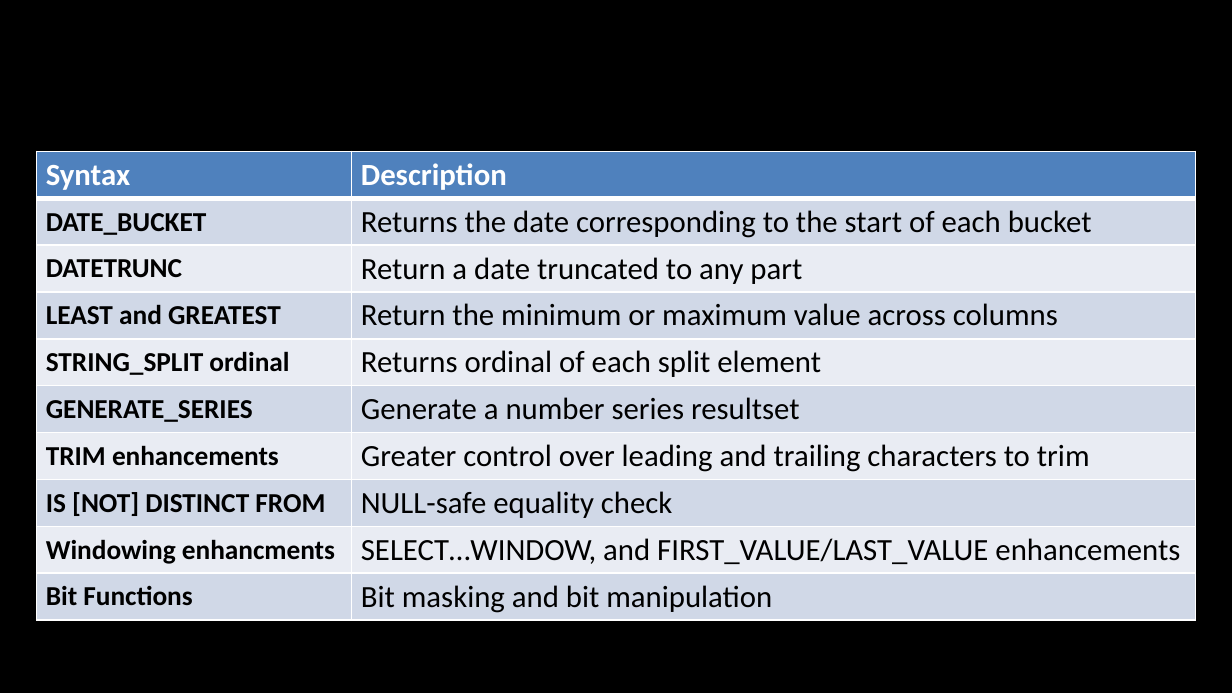
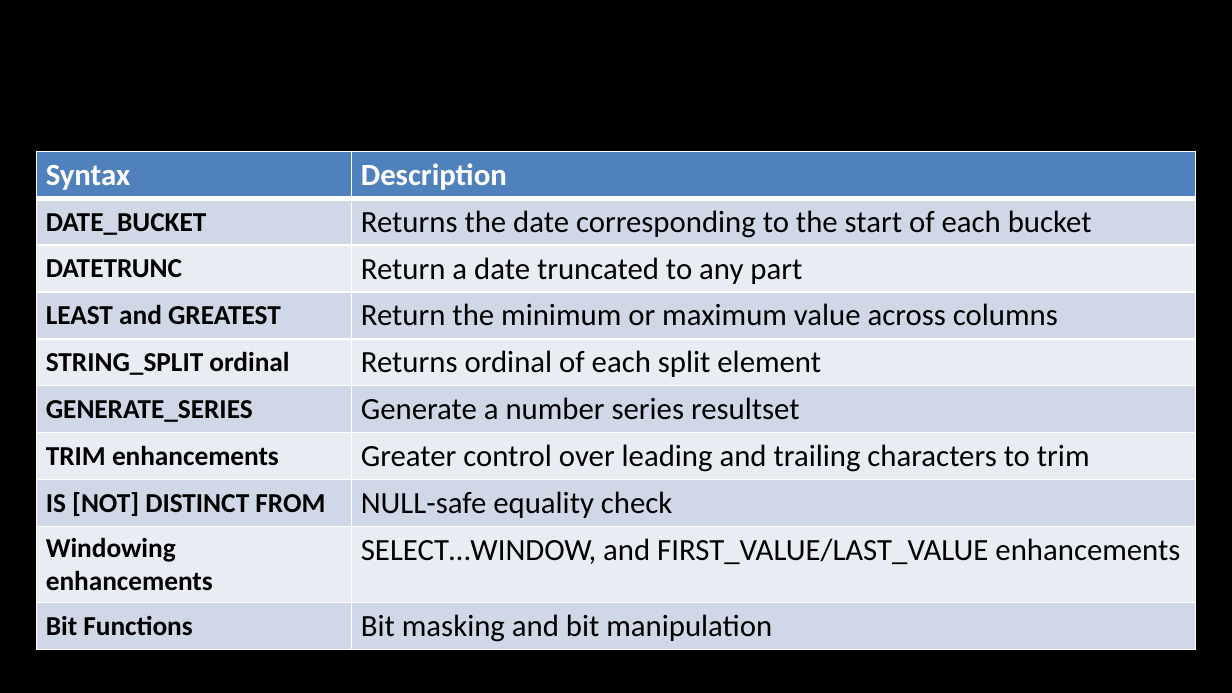
Before and after one commit to lennilobel/sql2022-workshop-hol, a slide deck: slide 8 of Hands-on Lab - SQL Server 2022 for Developers.pptx. Drawn at 1232x693 pixels with LibreOffice and Linux fonts; fonts in the diff are those of the drawing; background and template pictures are left out. Boxes give left, top, right and bottom in pixels: in the first picture for what was removed or moved away, otherwise in the second. Text is boxed around its words. In the diff, an @@ line names an element or a change of style, - is before the commit and + after.

```diff
--- a/Hands-on Lab - SQL Server 2022 for Developers.pptx
+++ b/Hands-on Lab - SQL Server 2022 for Developers.pptx
@@ table at box(37, 152, 1196, 646) @@
-row 9, column 1: Windowing enhancments
+row 9, column 1: Windowing enhancements
```
Also in this commit, not shown: 1 other slide changed, 7 other files.
